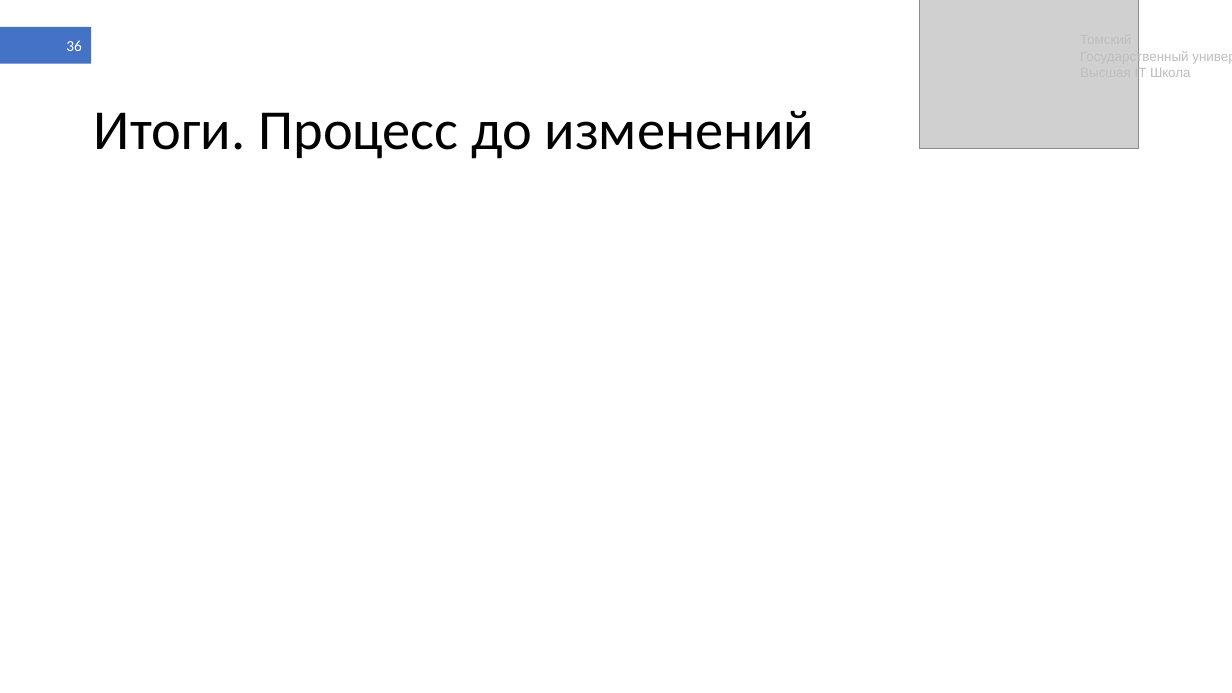
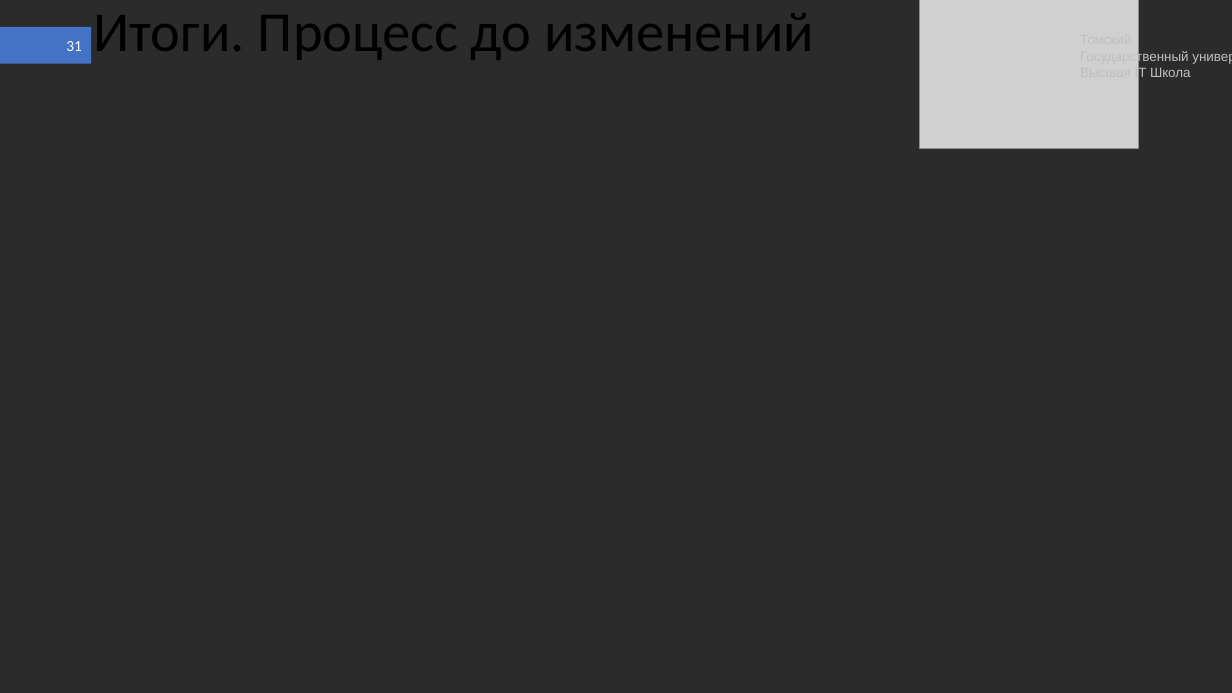
Before and after one commit to shameoff/GraduateWork, a slide deck: slide 31 of Презентация ВКР (в шаблоне).pptx (slide 36 before the commit). Drawn at 1232x693 pixels with LibreOffice and Linux fonts; fonts in the diff are those of the drawing; grey boxes stand for pictures; background and template pictures are left out; a plain dark background stands for a picture behind light text. Boxes give left, top, right and bottom in pixels: in the first picture for what was removed or moved away, otherwise in the second. Text is boxed around its words. In the diff, an @@ line names an element or a change of style, - is before the commit and + after.

```diff
--- a/Презентация ВКР (в шаблоне).pptx
+++ b/Презентация ВКР (в шаблоне).pptx
@@ background #FFFFFF to picture (left out) @@
@@ title "Итоги. Процесс до изменений": place and size @@
-title "Итоги. Процесс до изменений" at bbox=[94, 111, 815, 159]
+title "Итоги. Процесс до изменений" at bbox=[94, 13, 814, 60]
@@ page number at bbox=[66, 41, 82, 51]: text changed @@
-36
+31
```
Also in this commit, not shown: 11 other slides changed, 5 slides added, 9 slides removed, 2 other files.
